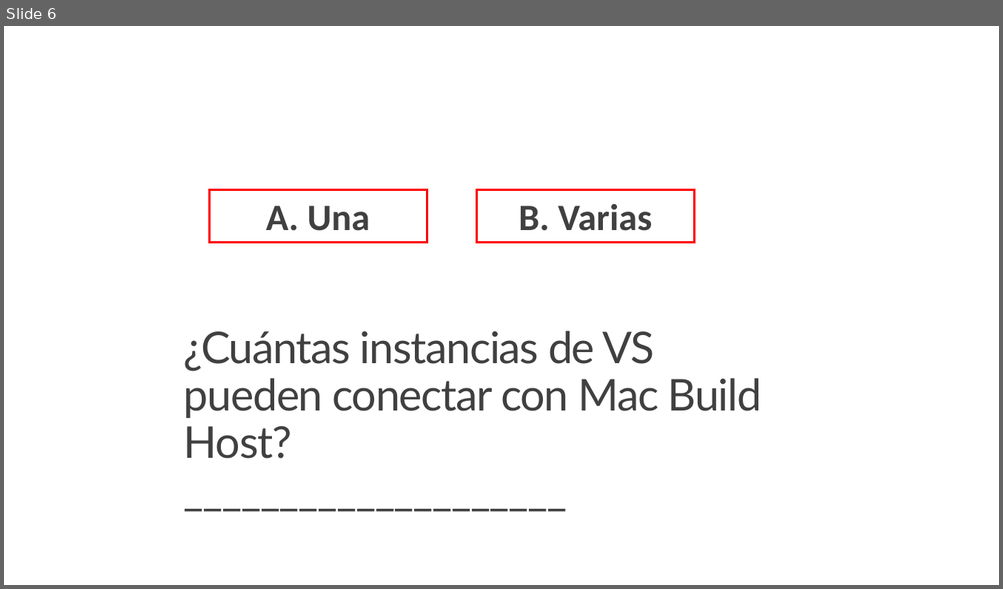
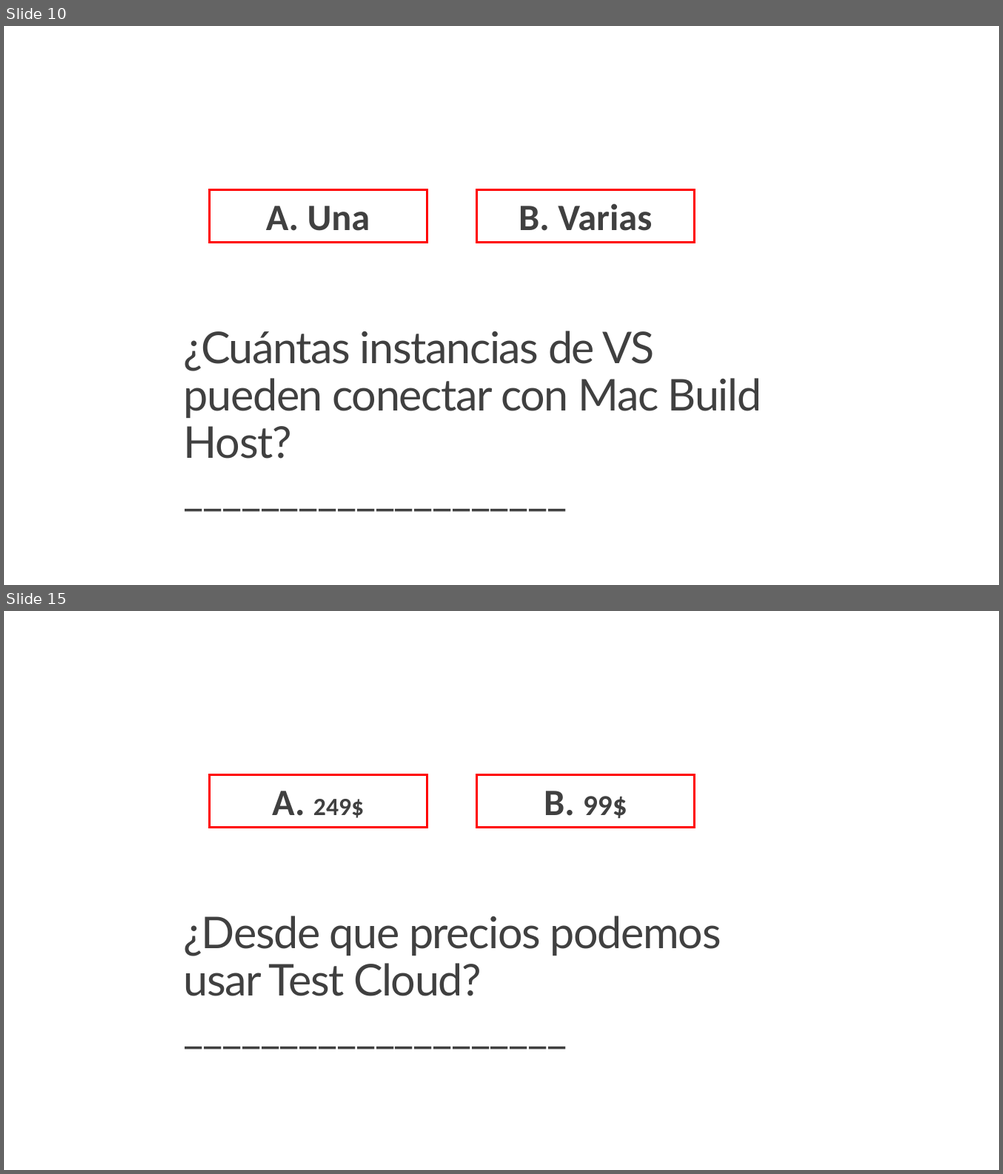
Before and after one commit to jsuarezruiz/Events, a slide deck: Xamarin 4 Party/03. Xamarin 4 Contest.pptx. Shown one above the other, each under a label of ours: slide 6 before the commit, slides 10 and 15 after it; the slides between them are not shown. The pictures are 1003x589 and 1003x1174 pixels, drawn with LibreOffice and Linux fonts; fonts in the diff are those of the drawing. Boxes give left, top, right and bottom in pixels: in the first picture for what was removed or moved away, otherwise in the second. Text is boxed around its words. In the diff, an @@ line names an element or a change of style, - is before the commit and + after.

```diff
--- a/Xamarin 4 Party/03. Xamarin 4 Contest.pptx
+++ b/Xamarin 4 Party/03. Xamarin 4 Contest.pptx
@@ slide 15 added at box(4, 611, 999, 1170), background #FFFFFF @@
@@ rectangle added at box(209, 775, 427, 827), outline #FF0000 2.25 pt, 24 pt, text #404040, bold @@
+A. 249$
@@ rectangle added at box(476, 775, 694, 827), outline #FF0000 2.25 pt, 28 pt, text #404040, bold @@
+B. 99$
@@ title added at box(184, 916, 721, 997), 42.3 pt, text #404040 @@
+¿Desde que precios podemos usar Test Cloud?
+____________________
@@ what was slide 6 is now slide 10 @@
```
Also in this commit, not shown: 3 slides changed, 9 other slides added.
